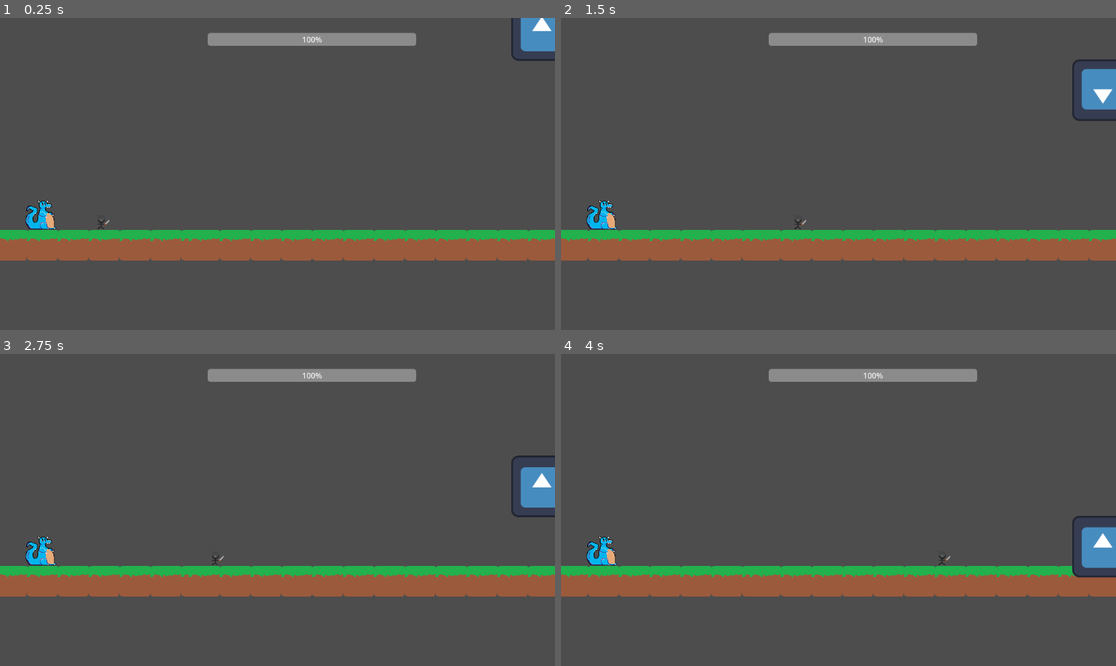
Above: before the commit, frames 1-4 (two rows, left to right).
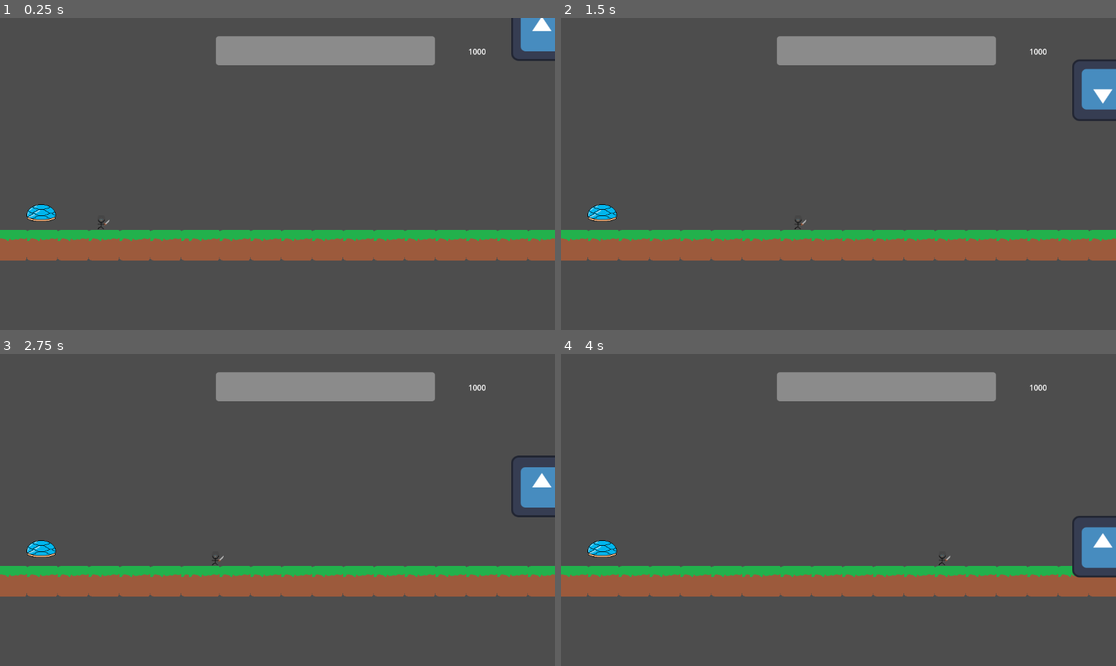
Above: after the commit, the same moments.

Repository: pbagnoud/trijam311
Game: Godot game, scene res://scene/main.tscn
The game is run twice, just before and just after one commit, with the same random seed, the same clock (stepped at 60 frames per second) and the same inputs. The project has no main scene, so this scene is started directly. The engine's default icon, where the game draws it, is replaced by a stand-in: a white triangle on a blue panel in a dark square.
Inputs:
- Up to frame 1 (0.25 s): no input
- Up to frame 2 (1.5 s): tap Enter (ui_accept) at 0.5, 0.77 s; hold Right (ui_right) from 0.53 s (still down)
- Up to frame 3 (2.75 s): tap Enter (ui_accept) at 1.52 s; release Right (ui_right) at 2.03 s; hold Left (ui_left) from 2.03 s (still down)
- Up to frame 4 (4 s): release Left (ui_left) at 2.78 s; hold Right (ui_right) from 2.78 s (still down); tap Enter (ui_accept) at 3.02, 3.77 s

The runs differ from the first frame. In frame 1, 3.5% of the frame differs, in the area x 4-88%, y 4-68%; in frame 2, 3.5%; in frame 3, 3.5%; in frame 4, 3.5%.

Commit message:
Added Health value

Diff:
--- a/trijam311/scene/Boss_healthbar.tscn
+++ b/trijam311/scene/Boss_healthbar.tscn
@@ -9,5 +9,14 @@
 offset_bottom = -570.0
 grow_horizontal = 2
 grow_vertical = 2
-value = 100.0
+max_value = 1000.0
+value = 1000.0
+show_percentage = false
 script = ExtResource("1_2v8ih")
+
+[node name="Boss_Health_Label" type="RichTextLabel" parent="."]
+layout_mode = 0
+offset_left = 524.0
+offset_top = 20.0
+offset_right = 632.0
+offset_bottom = 60.0
--- a/trijam311/scene/boss.tscn
+++ b/trijam311/scene/boss.tscn
@@ -28,4 +28,4 @@
 
 [node name="AnimatedSprite2D" type="AnimatedSprite2D" parent="."]
 sprite_frames = SubResource("SpriteFrames_41618")
-animation = &"boss standard"
+animation = &"boss carapace"
--- a/trijam311/scene/main.tscn
+++ b/trijam311/scene/main.tscn
@@ -48,7 +48,7 @@
 tile_set = SubResource("TileSet_dtnlo")
 
 [node name="BossHealthbar" parent="." instance=ExtResource("7_r1egk")]
-offset_left = 431.0
-offset_top = 31.0
-offset_right = 864.0
-offset_bottom = 58.0
+offset_left = 448.0
+offset_top = 38.0
+offset_right = 903.0
+offset_bottom = 98.0
--- a/trijam311/script/boss_healthbar.gd
+++ b/trijam311/script/boss_healthbar.gd
@@ -1,9 +1,8 @@
 extends ProgressBar
-
 
 # Called when the node enters the scene tree for the first time.
 func _ready() -> void:
-	pass # Replace with function body.
+	$Boss_Health_Label.text = str(value)
 
 
 # Called every frame. 'delta' is the elapsed time since the previous frame.
@@ -12,6 +11,8 @@
 
 func little_damage():
 	value += -1
+	$Boss_Health_Label.text = str(value)
 
 func big_damage():
 	value += -10
+	$Boss_Health_Label.text = str(value)
